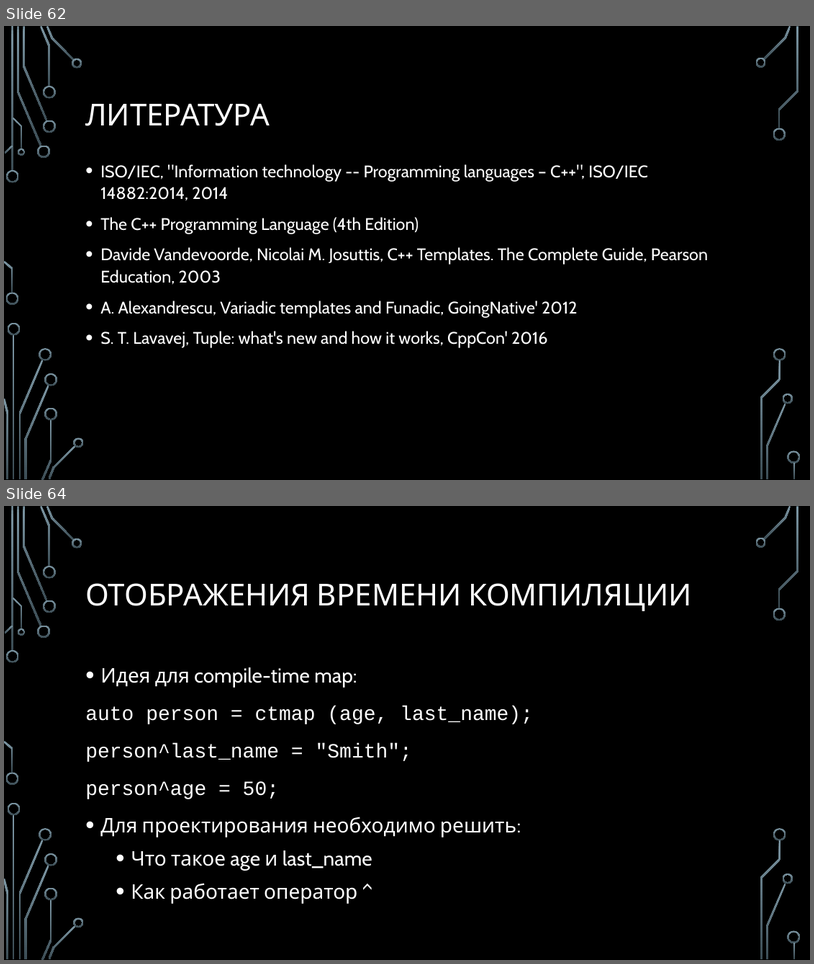
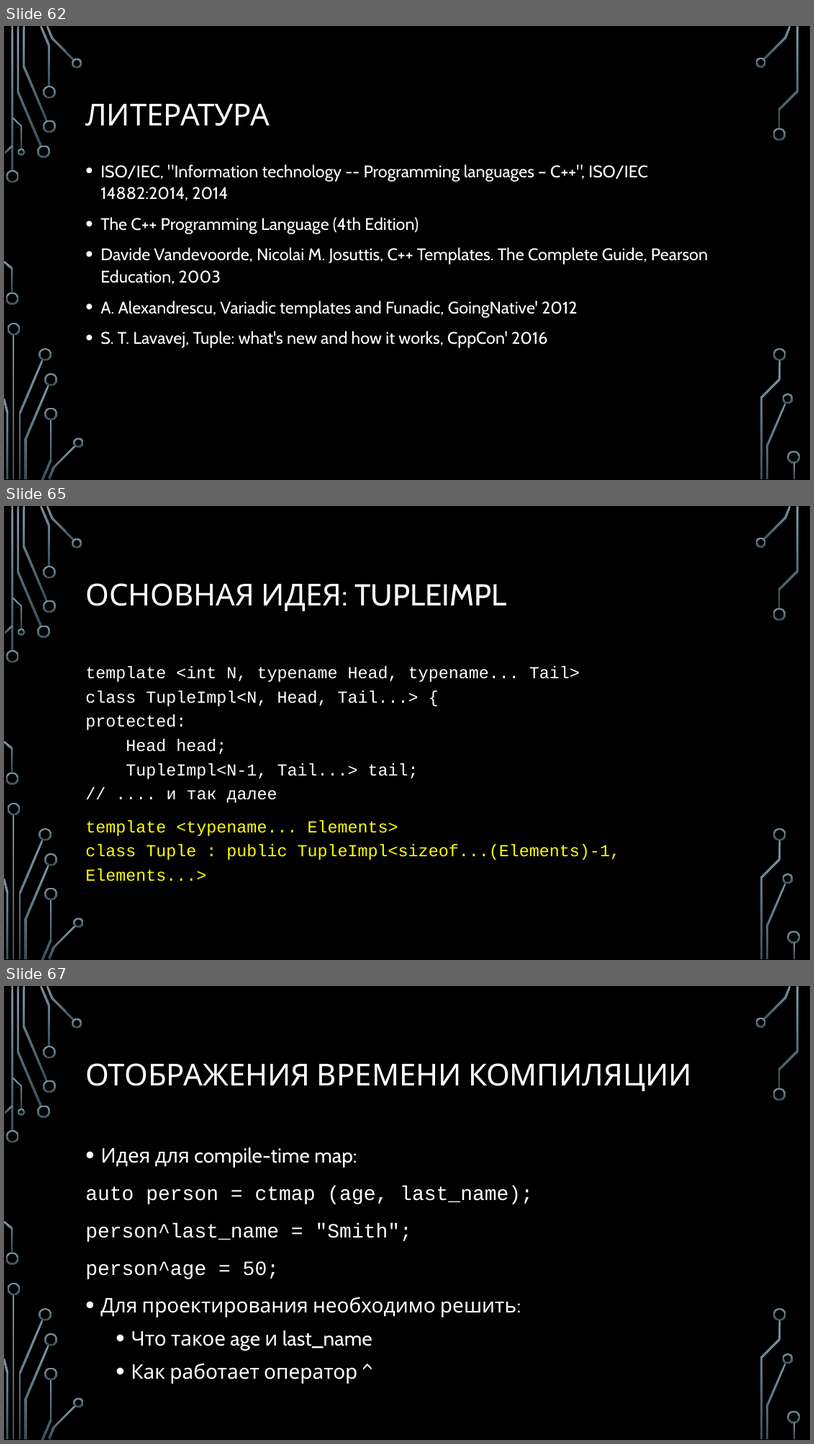
Before and after one commit to MIPT-ILab/cpp-lects-rus, a slide deck: slides/lec2-6-variadics.pptx. Shown one above the other, each under a label of ours: slides 62 and 64 before the commit, slides 62, 65 and 67 after it; the slides between them are not shown. The pictures are 814x964 and 814x1444 pixels, drawn with LibreOffice and Linux fonts; fonts in the diff are those of the drawing; background and template pictures are left out. Boxes give left, top, right and bottom in pixels: in the first picture for what was removed or moved away, otherwise in the second. Text is boxed around its words. In the diff, an @@ line names an element or a change of style, - is before the commit and + after.

```diff
--- a/slides/lec2-6-variadics.pptx
+++ b/slides/lec2-6-variadics.pptx
@@ slide 65 added at [4,506,810,960], background picture (left out); not listed: 36 template elements that a slide beside it also shows @@
@@ title added at [85,583,507,611], 36 pt, text #FFFFFF @@
+ОСНОВНАЯ ИДЕЯ: TUPLEIMPL
@@ text added at [85,666,620,881], 20 pt, text #FFFFFF @@
+template <int N, typename Head, typename... Tail>
+class TupleImpl<N, Head, Tail...> {
+protected:
+Head head;
+TupleImpl<N-1, Tail...> tail;
+// .... и так далее
+template <typename... Elements>
+class Tuple : public TupleImpl<sizeof...(Elements)-1, Elements...>
@@ what was slide 64 is now slide 67 @@
```
Also in this commit, not shown: 9 slides changed, 2 other slides added, 56 other files.
